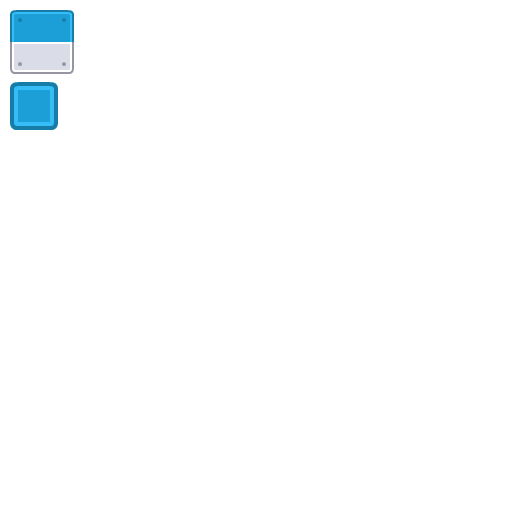
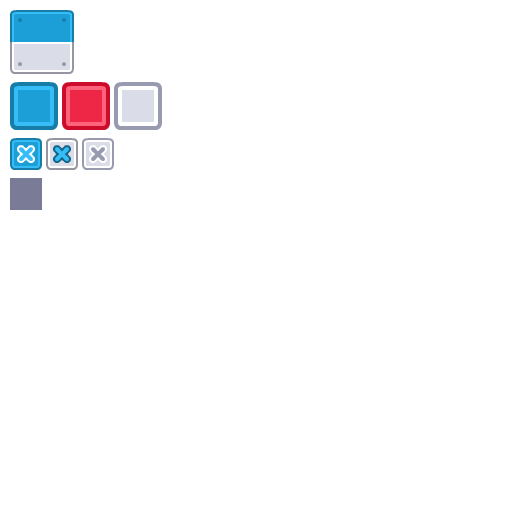
Comparing the layer stacks of the two 512 x 512 images. Changes:
added layer "List" above "close_pressed" over [10, 178, 42, 210]
added layer "close_pressed" above "close_hover" over [82, 138, 114, 170]
added layer "close_hover" above "close_normal" over [46, 138, 78, 170]
added layer "close_normal" above "button_pressed" over [10, 138, 42, 170]
added layer "button_pressed" above "button_hover" over [114, 82, 162, 130]
added layer "button_hover" above "button_normal" over [62, 82, 110, 130]
